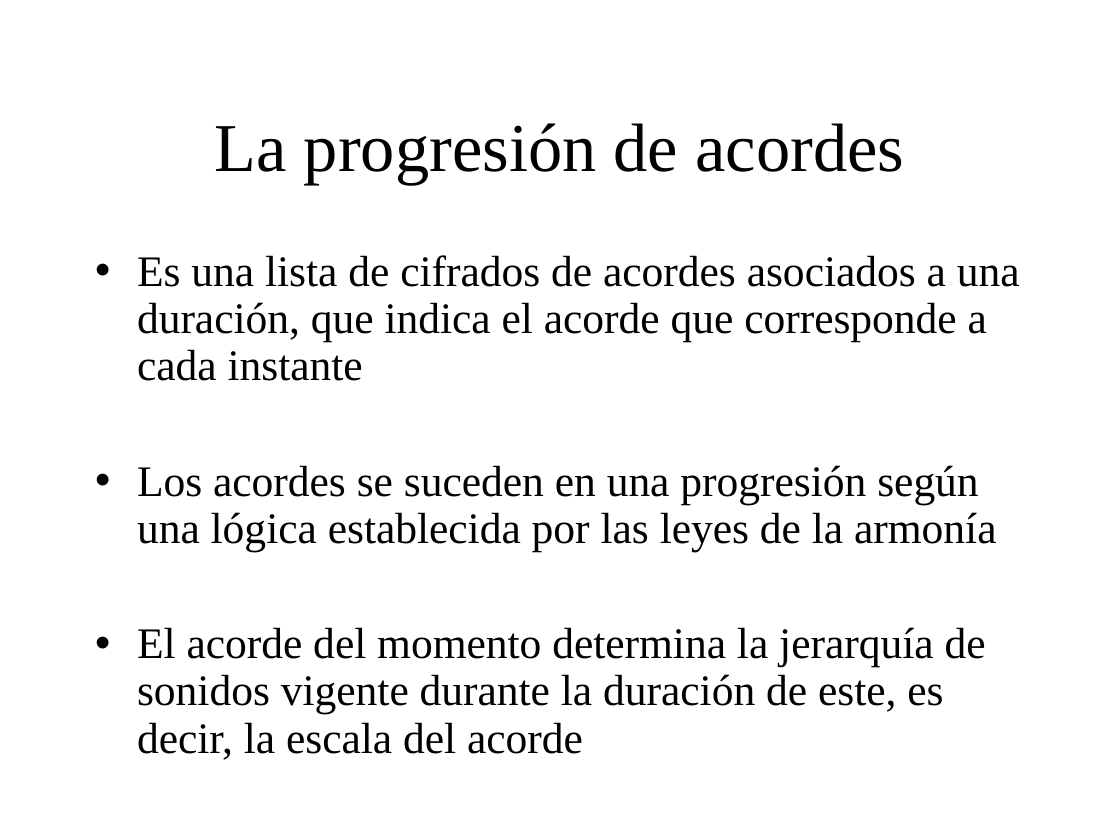
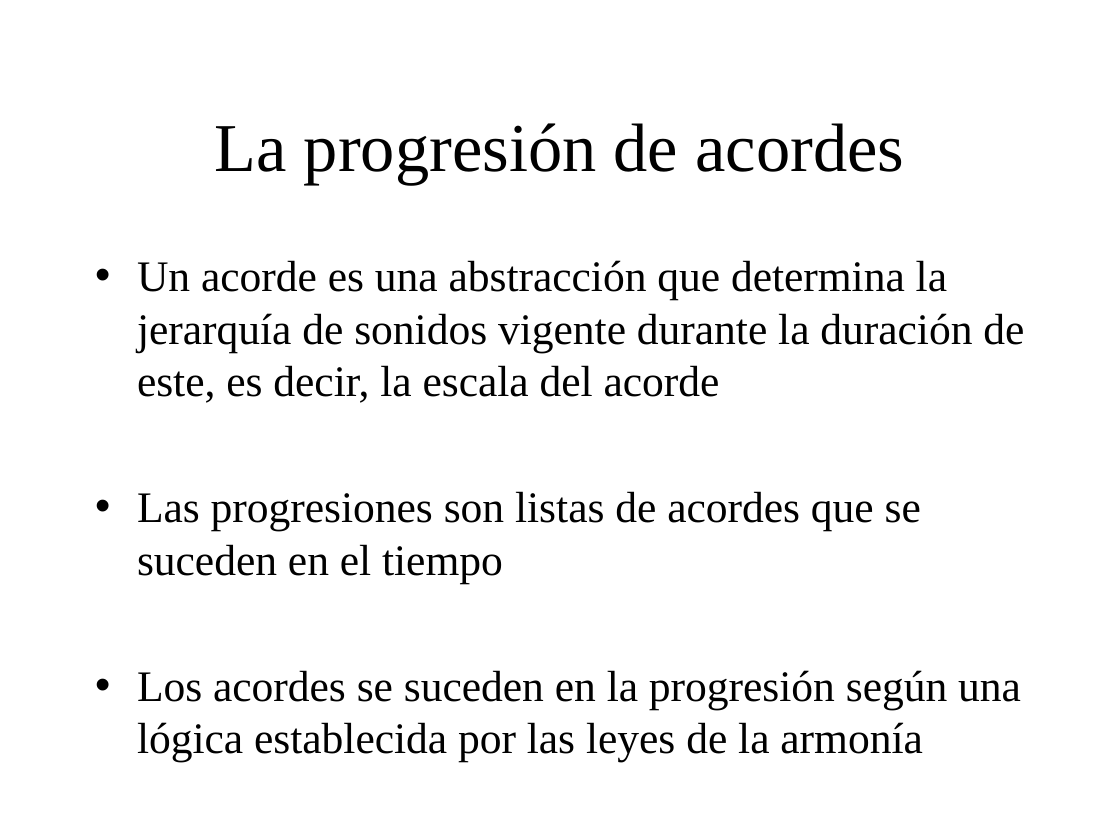
Before and after one commit to BackupTheBerlios/genaro, a slide deck: slide 14 of Documentos/MemoriaSSII/presentacion_proyecto.ppt (slide 10 before the commit). Drawn at 1120x840 pixels with LibreOffice and Linux fonts; fonts in the diff are those of the drawing; background and template pictures are left out. Boxes give left, top, right and bottom in pixels: in the first picture for what was removed or moved away, otherwise in the second. Text is boxed around its words. In the diff, an @@ line names an element or a change of style, - is before the commit and + after.

```diff
--- a/Documentos/MemoriaSSII/presentacion_proyecto.ppt
+++ b/Documentos/MemoriaSSII/presentacion_proyecto.ppt
@@ text at (x1=137, y1=260, x2=1024, y2=762): text changed @@
-• Es una lista de cifrados de acordes asociados a una duración, que indica el acorde que corresponde a cada instante
-• Los acordes se suceden en una progresión según una lógica establecida por las leyes de la armonía
-• El acorde del momento determina la jerarquía de sonidos vigente durante la duración de este, es decir, la escala del acorde
+• Un acorde es una abstracción que determina la jerarquía de sonidos vigente durante la duración de este, es decir, la escala del acorde
+• Las progresiones son listas de acordes que se suceden en el tiempo
+• Los acordes se suceden en la progresión según una lógica establecida por las leyes de la armonía
```
Also in this commit, not shown: 7 other slides changed, 17 slides added, 1 slide removed.
